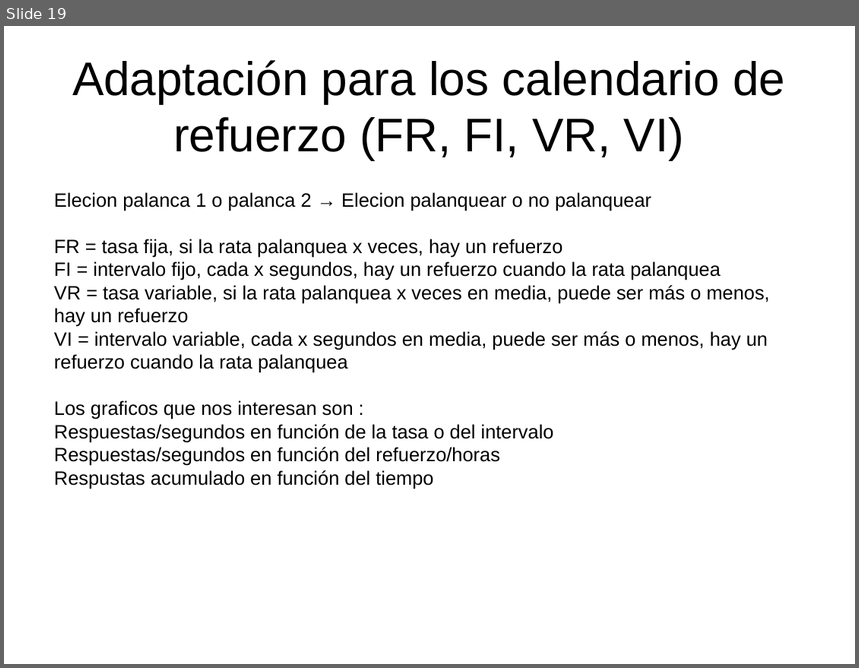
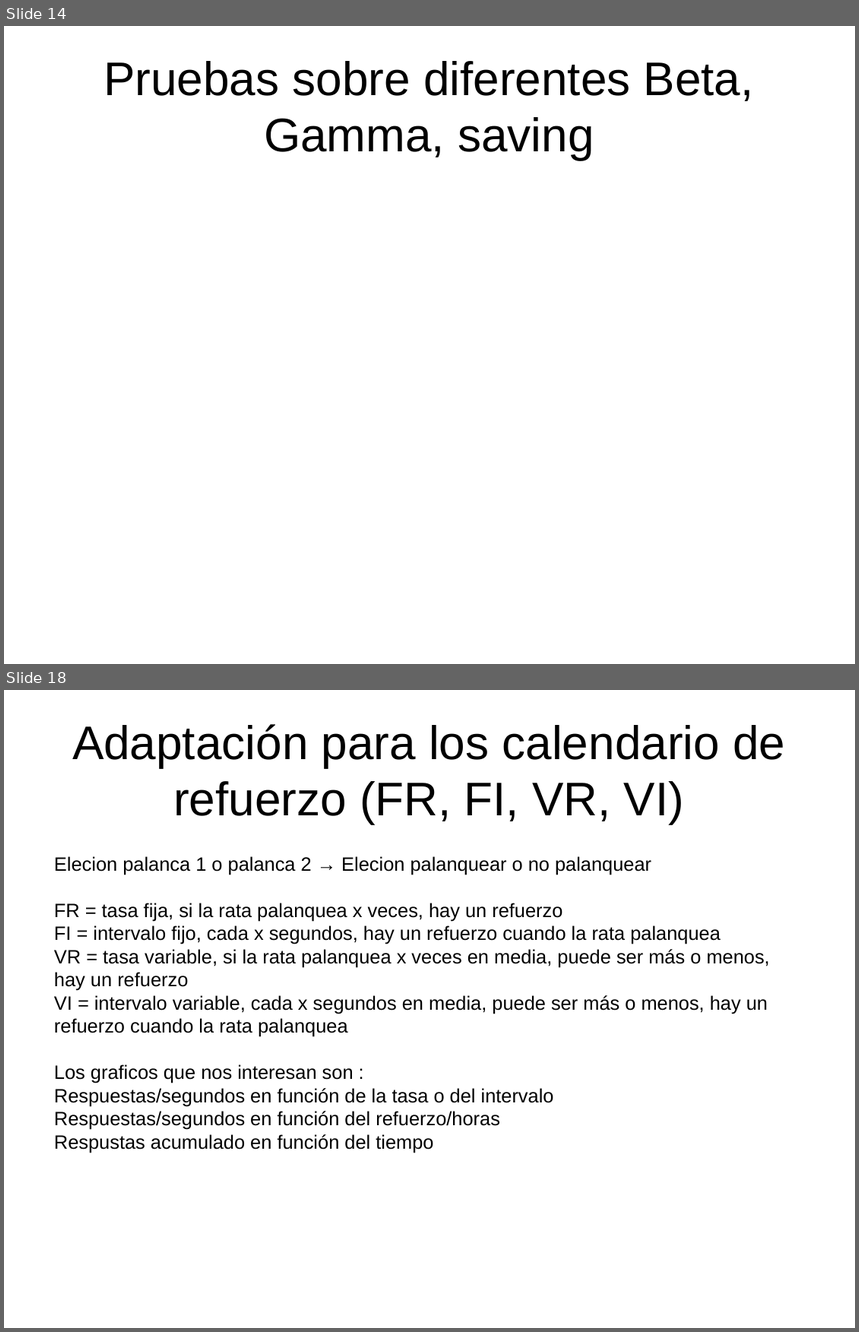
Before and after one commit to guillentu/operantModel4iPD, a slide deck: Modelo version 2/Historial.pptx. Shown one above the other, each under a label of ours: slide 19 before the commit, slides 14 and 18 after it; the slides between them are not shown. The pictures are 859x668 and 859x1332 pixels, drawn with LibreOffice and Linux fonts; fonts in the diff are those of the drawing. Boxes give left, top, right and bottom in pixels: in the first picture for what was removed or moved away, otherwise in the second. Text is boxed around its words. In the diff, an @@ line names an element or a change of style, - is before the commit and + after.

```diff
--- a/Modelo version 2/Historial.pptx
+++ b/Modelo version 2/Historial.pptx
@@ slide 14 added at (4,26,855,664), background #FFFFFF @@
@@ text added at (104,61,754,160), 44 pt, text #000000 @@
+Pruebas sobre diferentes Beta, Gamma, saving
@@ what was slide 19 is now slide 18 @@
```
Also in this commit, not shown: 6 slides changed, 5 other slides added, 2 slides removed, 2 other files.
